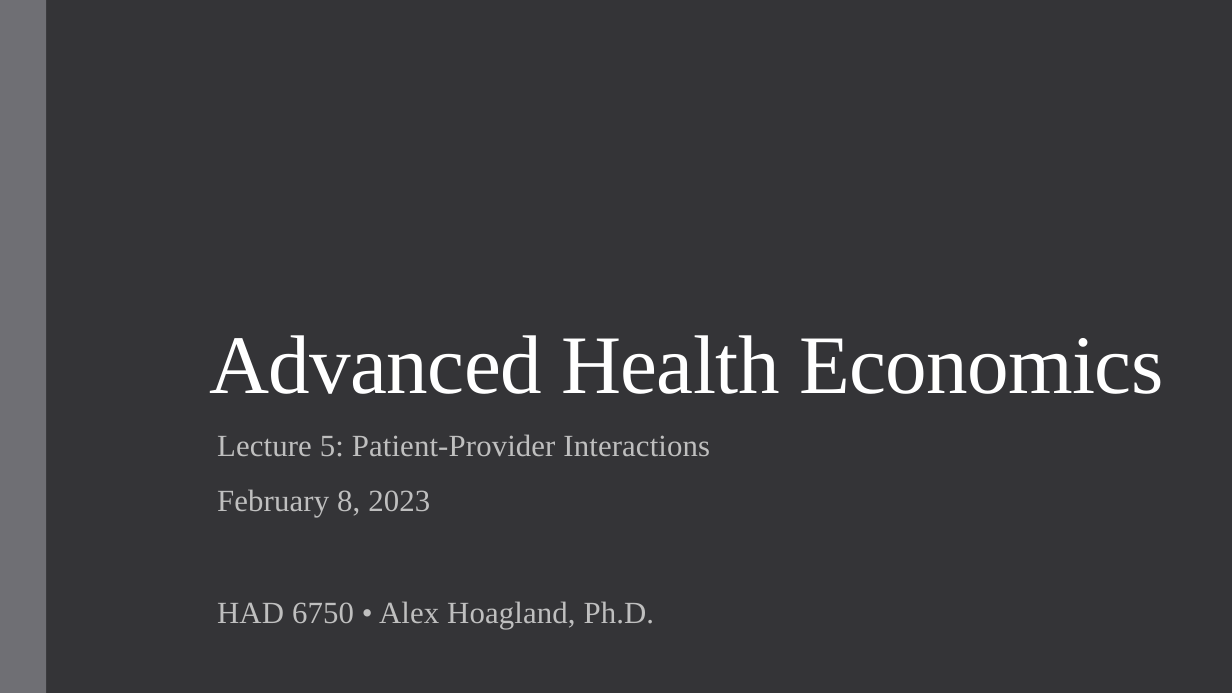
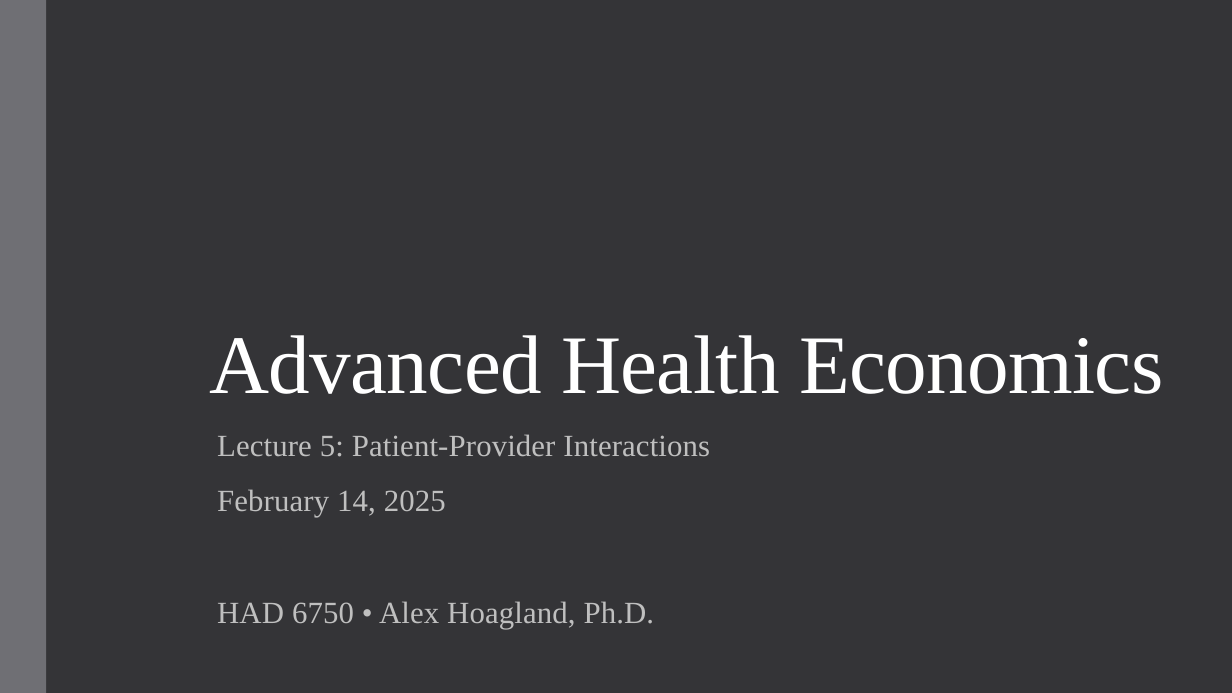
Before and after one commit to alex-hoagland/HAD6750H, a slide deck: slide 1 of Lecture05_PatientPhysicianInteractions/L5Slides_PhysicianPatientInteractions_2023W.pptx. Drawn at 1232x693 pixels with LibreOffice and Linux fonts; fonts in the diff are those of the drawing. Boxes give left, top, right and bottom in pixels: in the first picture for what was removed or moved away, otherwise in the second. Text is boxed around its words. In the diff, an @@ line names an element or a change of style, - is before the commit and + after.

```diff
--- a/Lecture05_PatientPhysicianInteractions/L5Slides_PhysicianPatientInteractions_2023W.pptx
+++ b/Lecture05_PatientPhysicianInteractions/L5Slides_PhysicianPatientInteractions_2023W.pptx
@@ subtitle at bbox=[217, 489, 446, 517]: text changed @@
-February 8, 2023
+February 14, 2025
```
Also in this commit, not shown: 1 other file.
